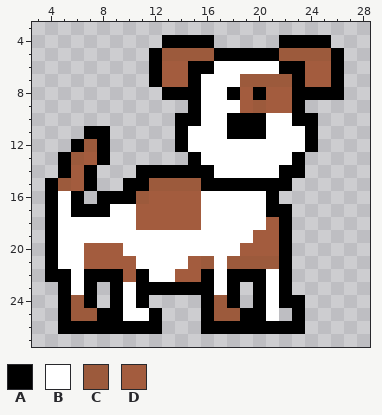
Two states of a pixel-art sprite, Assets/Sprites/stand2.png. The picture above was drawn from the file before the commit.
The file is 32x32 pixels. Shown: x 3..28, y 3..27.
Palette (. is transparent): A #000000  B #ffffff  C #9c5a3c  D #a35c3e
Pixels before, first column x 4:
 4 .........AAAA.....AAAA.
 5 ........ACCCCAAAAACCCCA
 6 ........ADDAABBBBBAADDA
 7 ........ADDABBBCCCCADDA
 8 .........AAABBADADDAAAA
 9 ...........ABBBDCDDA...
10 ..........AABBAAABBAA..
11 ...AA.....ABBBAAABBBA..
12 ..ACA.....ABBBBBBBBBA..
13 .ACDA......ABBBBBBBA...
14 .ADA...AAAAAABBBBBAA...
15 ACDA..AACCCCAAAAAAA....
16 ABA.AAACDDDDBBBBBA.....
17 ABAAABBDDDDDBBBBBAA....
18 ABBBBBBDDDDDBBBBBDA....
19 ABBBBBBBBBBBBBBBDDA....
20 ABBDDDBBBBBBBBBDDDA....
21 ABBDDDDBBBBDCBCCCCA....
22 AABAAADABBDDABAAABA....
23 .ABA.ABAAAAAABA.ABA....
24 .ACA.ABA....ACA.ABAA...
25 .ACCAABBA...ACCAAB.A...
26 .AAAAAAAA...AAAAAAAA...
The result:
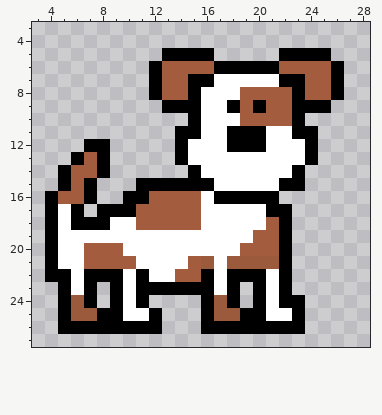
Difference:
There is now colour A in row 8 at x 12; in row 9 at x 13 to 14 and 24 to 25; in row 13 at x 14 and 24; in row 14 at x 8; in row 15 at x 23; in row 16 at x 7.
The edit turns colour B into colour A in row 6 at x 17 to 21; in row 7 at x 16; in row 9 at x 18; in row 11 at x 15 and 23; in row 12 at x 18 to 20; in row 16 at x 17 to 20.
The edit turns colour B into colour A in row 17 at x 9 to 10; in row 18 at x 6 to 8.
The edit turns colour C into colour A in row 5 at x 13 to 16 and 22 to 25; in row 7 at x 22; in row 9 at x 20; in row 12 at x 7; in row 13 at x 6; in row 15 at x 5 and 12 to 15.
The edit turns colour C into colour A in row 16 at x 11.
There is now colour B in row 25 at x 22.
The edit turns colour A into colour B in row 8 at x 18; in row 10 at x 18; in row 13 at x 15 and 23; in row 14 at x 16 and 22; in row 15 at x 17 to 21.
The edit turns colour C into colour B in row 7 at x 19 to 21.
The edit turns colour D into colour B in row 22 at x 10.
The edit turns colour A into colour D in row 6 at x 15 to 16 and 22 to 23; in row 8 at x 13 to 14, 20 and 24 to 25; in row 10 at x 19 to 20; in row 14 at x 7; in row 16 at x 6.
The edit turns colour B into colour D in row 10 at x 21 to 22; in row 16 at x 5.
The author cleared colour A in row 4 at x 13 to 16 and 22 to 25; in row 5 at x 12, 17 to 21 and 26; in row 10 at x 14 and 24; in row 11 at x 7 to 8; in row 12 at x 6; in row 13 at x 5.
The author cleared colour A in row 14 at x 11 to 14; in row 15 at x 4 and 10; in row 16 at x 8 to 9; in row 17 at x 7.
Changed places in both pictures, as pixel boxes (x1, y1, x2, y2):
changed: (45, 35, 344, 282)
added: (279, 308, 292, 321)
